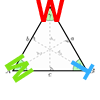
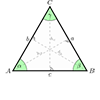
Layer changes from the first 100px x 100px image to the second:
hid "M" over [left=4, top=53, right=34, bottom=83]
hid "T" over [left=70, top=60, right=95, bottom=81]
moved "Layer 1" above "W" over [left=5, top=0, right=95, bottom=77]
hid "W" over [left=36, top=0, right=65, bottom=22]
